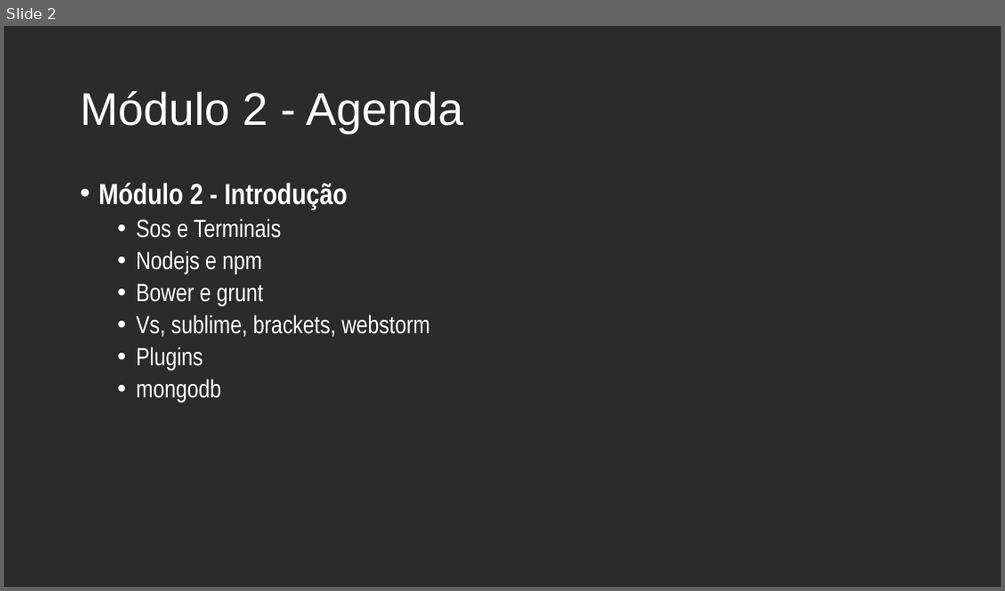
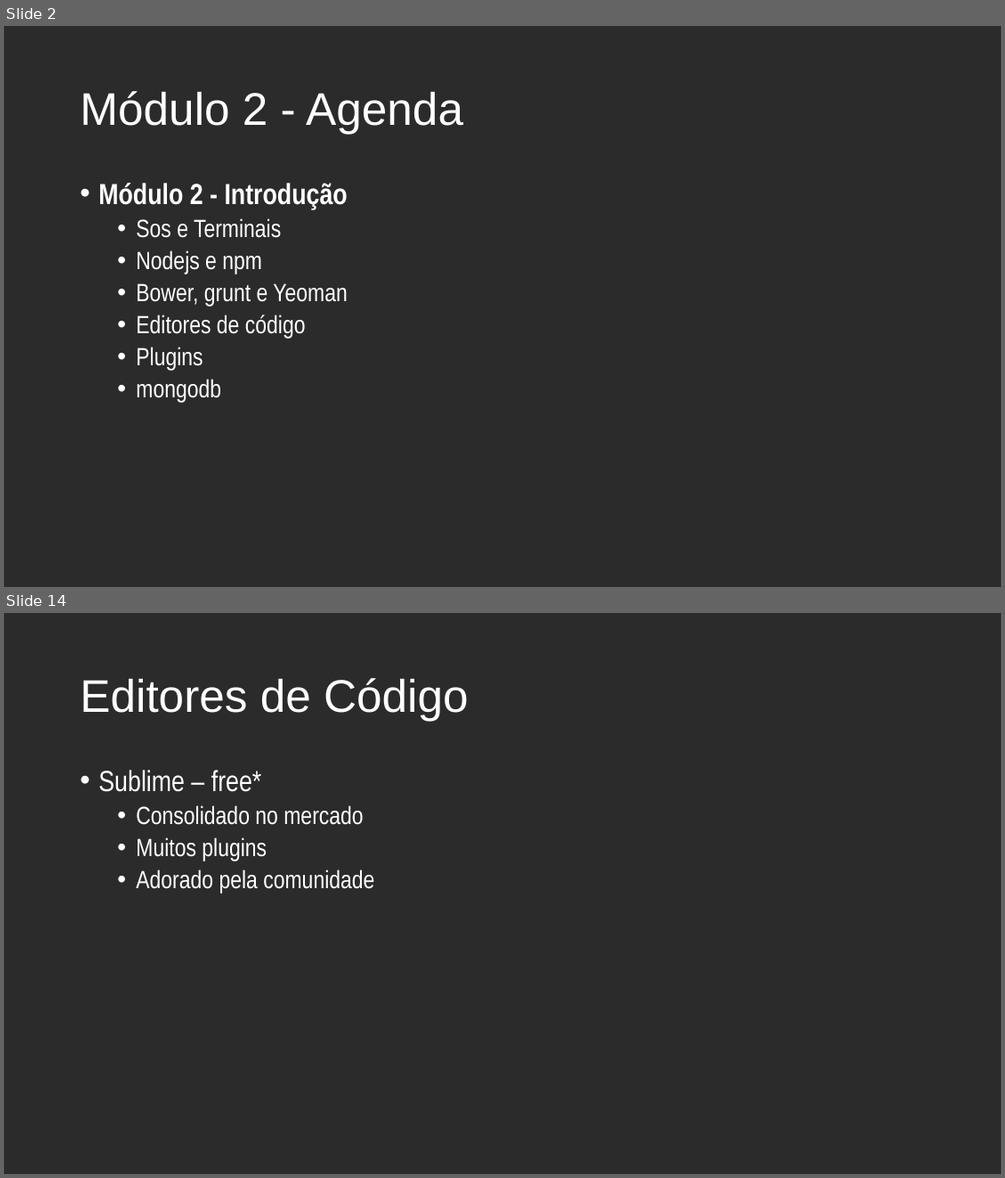
Before and after one commit to andrebaltieri/5485, a slide deck: ppts/Modulo 2/5485 - M02A01.pptx. Shown one above the other, each under a label of ours: slide 2 before the commit, slides 2 and 14 after it; the slides between them are not shown. The pictures are 1005x591 and 1005x1178 pixels, drawn with LibreOffice and Linux fonts; fonts in the diff are those of the drawing; background and template pictures are left out; a plain dark background stands for a picture behind light text. Boxes give left, top, right and bottom in pixels: in the first picture for what was removed or moved away, otherwise in the second. Text is boxed around its words. In the diff, an @@ line names an element or a change of style, - is before the commit and + after.

```diff
--- a/ppts/Modulo 2/5485 - M02A01.pptx
+++ b/ppts/Modulo 2/5485 - M02A01.pptx
@@ slide 14 added at (x1=4, y1=613, x2=1001, y2=1174), background picture (left out) @@
@@ title added at (x1=80, y1=678, x2=469, y2=721), 44 pt, text #FFFFFF @@
+Editores de Código
@@ text added at (x1=98, y1=770, x2=374, y2=893), 24 pt, text #FFFFFF @@
+• Sublime – free*
+  • Consolidado no mercado
+  • Muitos plugins
+  • Adorado pela comunidade
@@ slide 2 changed as well @@
@@ text at (x1=136, y1=283, x2=347, y2=338): text changed @@
-  • Bower e grunt
-  • Vs, sublime, brackets, webstorm
+  • Bower, grunt e Yeoman
+  • Editores de código
```
Also in this commit, not shown: 2 other slides changed, 15 other slides added, 3 slides removed, 4 other files.
